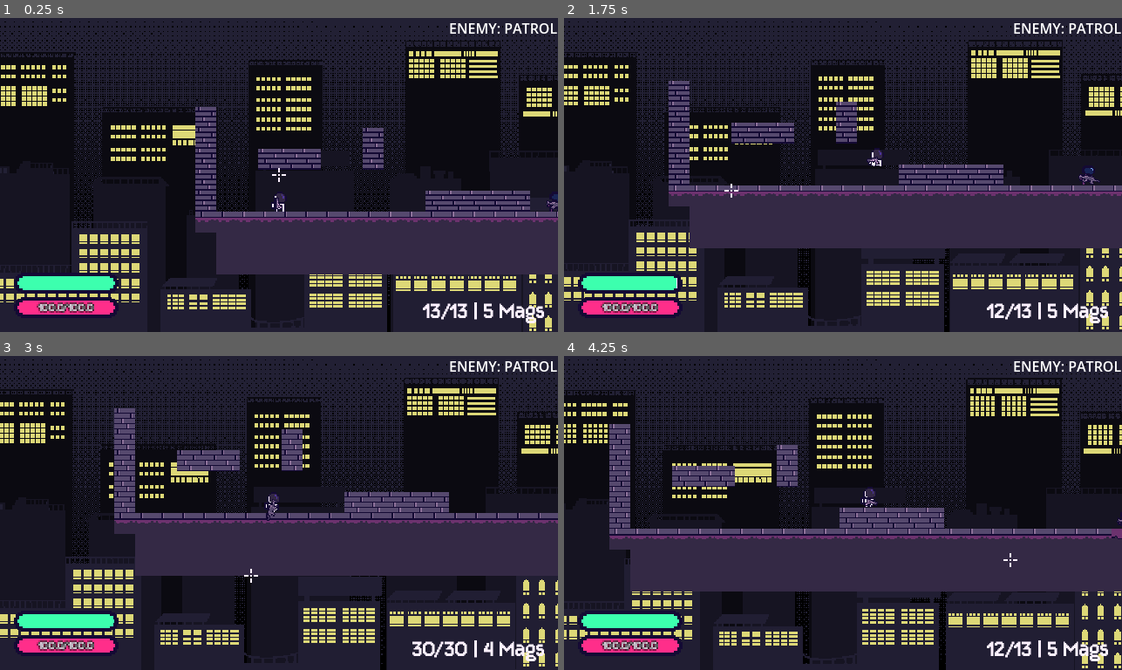
Above: before the commit, frames 1-4 (two rows, left to right).
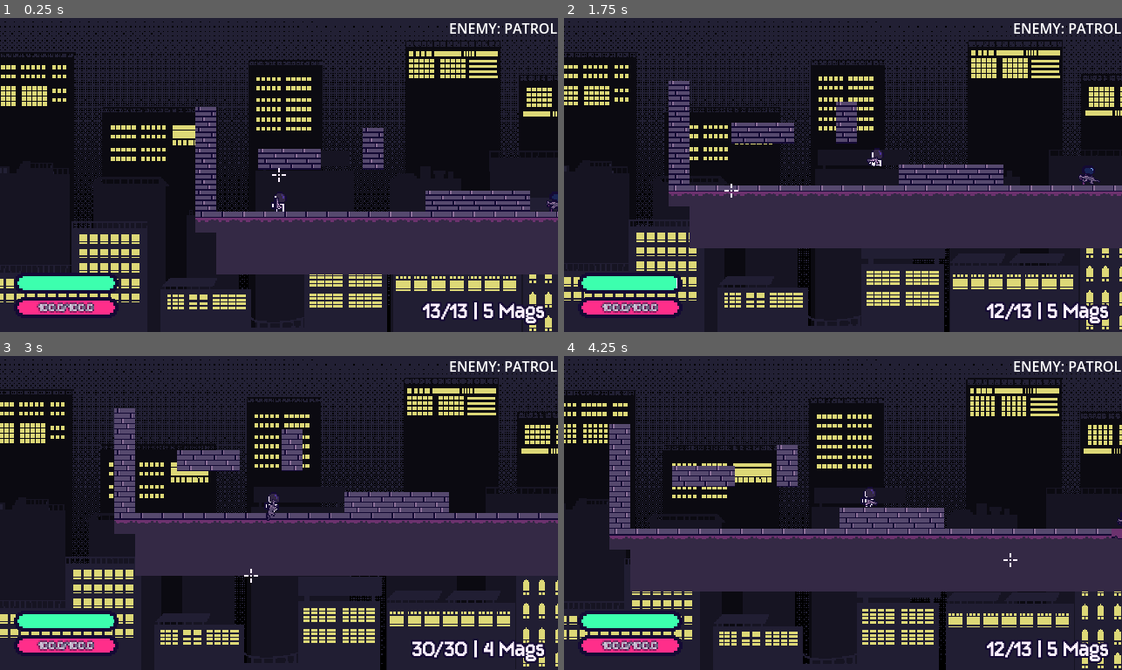
Above: after the commit, the same moments.

Repository: kyteidev/rogueshot
Game: Godot game, scene res://scenes/game_debug.tscn
Same seed, same stepped clock (60 frames per second), same inputs: the game is played once before the commit and once after it.
Inputs (mouse positions are in pixels of both pictures, inside the frame that each line leads up to):
- Up to frame 1 (0.25 s): no input
- Up to frame 2 (1.75 s): move the mouse to (965, 159) at 0.52 s; press the mouse at (965, 159) at 0.53 s; hold D (player_right) from 0.53 s (still down); tap W (player_jump) at 0.77, 1.52 s; move the mouse to (731, 190) at 1.27 s; release the mouse at (731, 190) at 1.28 s; tap Shift (player_sprint) at 1.35 s
- Up to frame 3 (3 s): move the mouse to (334, 443) at 2.02 s; release D (player_right) at 2.03 s; hold A (player_left) 2.03-2.78 s; tap 1 (weapon_1) at 2.1 s; move the mouse to (251, 575) at 2.77 s; hold D (player_right) from 2.78 s (still down); tap 2 (weapon_2) at 2.85 s
- Up to frame 4 (4.25 s): keep holding D (player_right); tap W (player_jump) at 3.02, 3.77 s; move the mouse to (1010, 560) at 3.52 s; tap Q (weapon_cycle) at 3.6 s

The runs differ from the first frame. In frame 1, 0.2% of the frame differs, in the area x 6-97%, y 90-98%; in frame 2, 0.2%; in frame 3, 0.2%; in frame 4, 0.2%.

Commit message:
add outline to ammo label, change outline color

Diff:
--- a/scenes/hud.tscn
+++ b/scenes/hud.tscn
@@ -11,7 +11,7 @@
 font_size = 6
 font_color = Color(0.99215686, 0.94509804, 1, 1)
 outline_size = 2
-outline_color = Color(0, 0, 0, 1)
+outline_color = Color(0.08235294, 0.039215688, 0.20392157, 1)
 
 [node name="HUD" type="CanvasLayer" unique_id=465990537]
 script = ExtResource("1_oo0fn")
--- a/settings/label_hud.tres
+++ b/settings/label_hud.tres
@@ -6,3 +6,5 @@
 font = ExtResource("1_l63x1")
 font_size = 24
 font_color = Color(0.99215686, 0.94509804, 1, 1)
+outline_size = 8
+outline_color = Color(0.08235294, 0.039215688, 0.20392157, 1)
